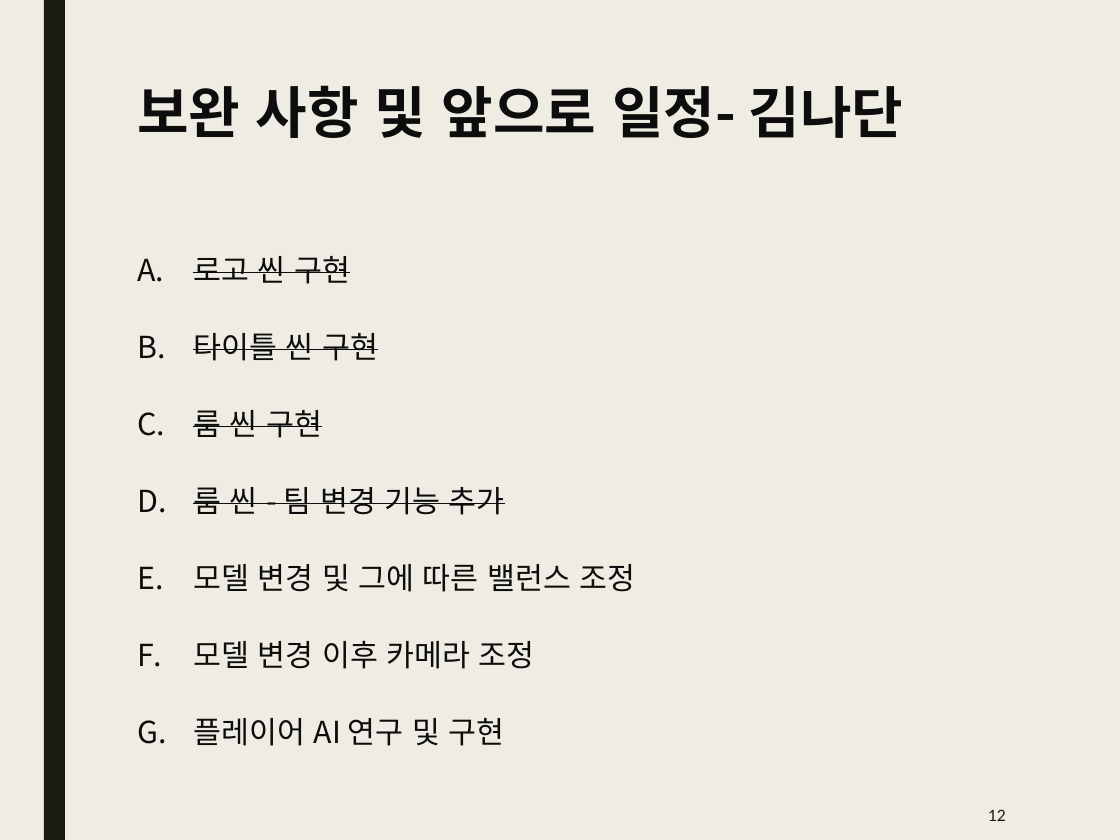
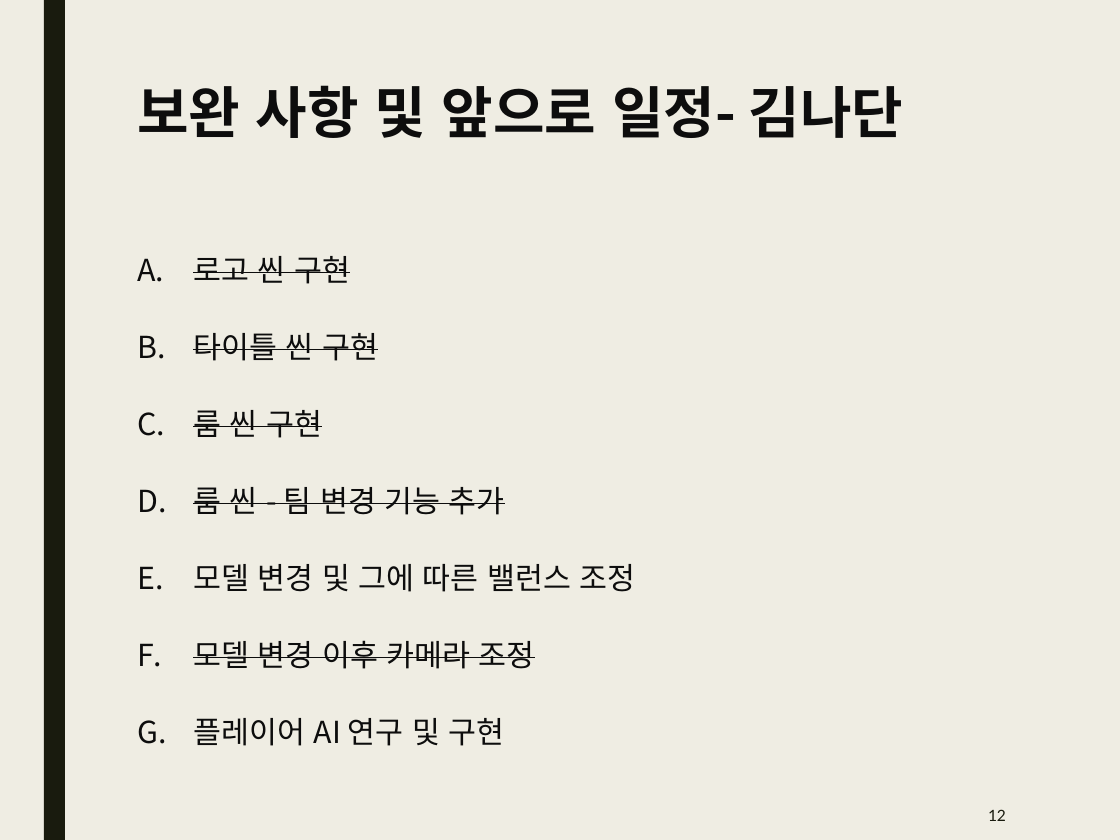
Before and after one commit to Kim2Kang/Documents, a slide deck: slide 12 of 진행사항.pptx. Drawn at 1120x840 pixels with LibreOffice and Linux fonts; fonts in the diff are those of the drawing. Boxes give left, top, right and bottom in pixels: in the first picture for what was removed or moved away, otherwise in the second. Text is boxed around its words. In the diff, an @@ line names an element or a change of style, - is before the commit and + after.

Commit message:
보고서 및 진행사항 업데이트

```diff
--- a/진행사항.pptx
+++ b/진행사항.pptx
@@ text at bbox=[193, 640, 535, 669]: strikethrough on in "모델 변경 이후 카메라 조정" @@
```
Also in this commit, not shown: 1 other file.
